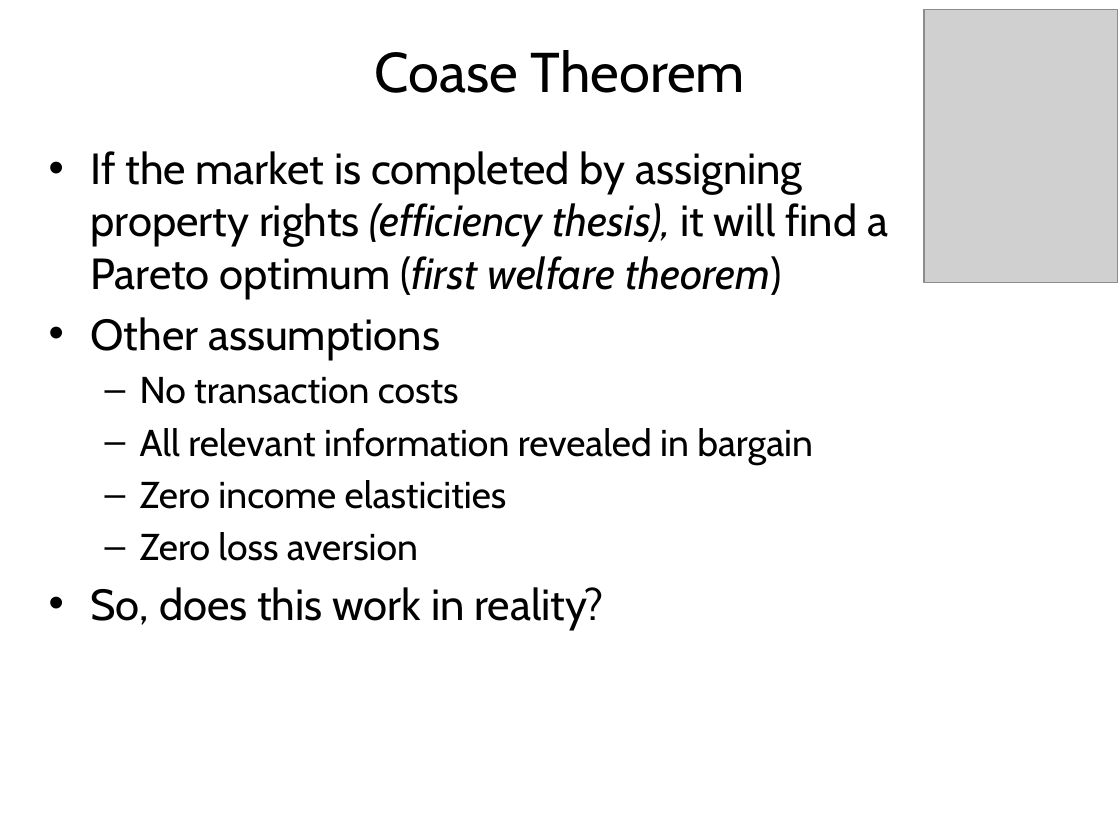
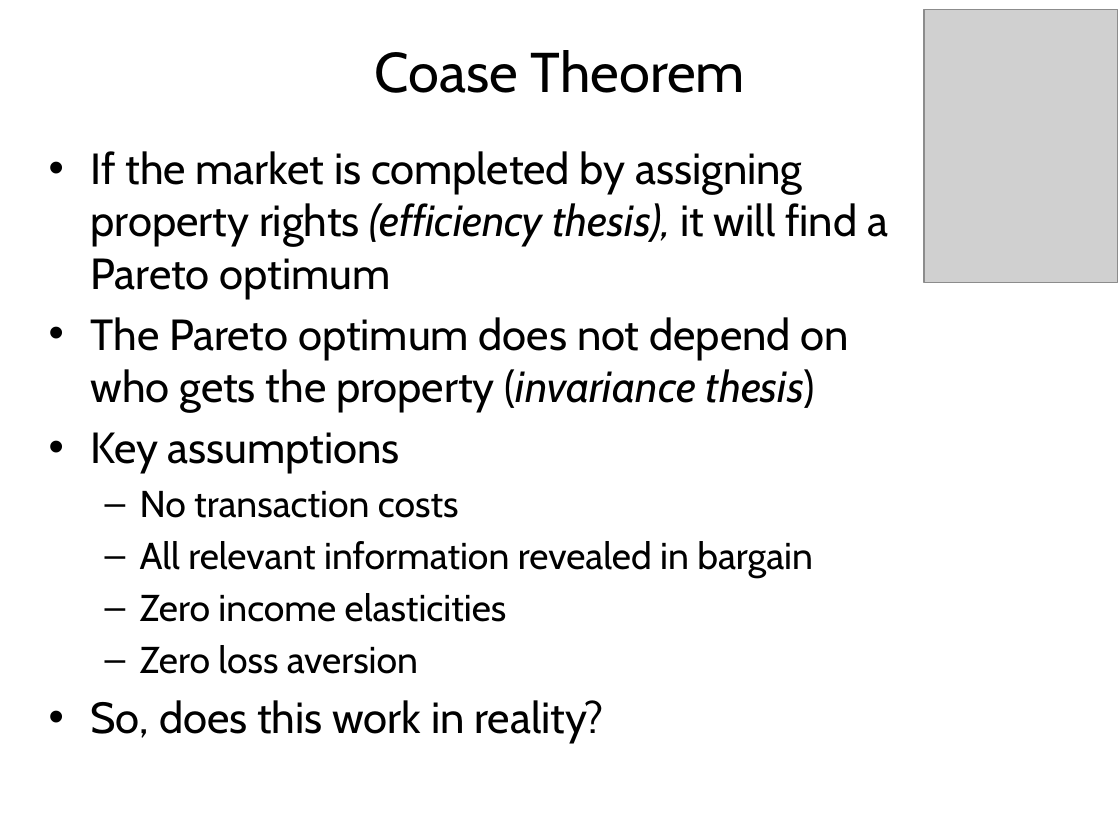
Before and after one commit to rtol/Environmental-Economics, a slide deck: slide 27 of EE7 Instruments 1.pptx (slide 23 before the commit). Drawn at 1120x840 pixels with LibreOffice and Linux fonts; fonts in the diff are those of the drawing; grey boxes stand for pictures. Boxes give left, top, right and bottom in pixels: in the first picture for what was removed or moved away, otherwise in the second. Text is boxed around its words. In the diff, an @@ line names an element or a change of style, - is before the commit and + after.

```diff
--- a/EE7 Instruments 1.pptx
+++ b/EE7 Instruments 1.pptx
@@ text at bbox=[91, 151, 888, 474]: text changed @@
-• If the market is completed by assigning property rights (efficiency thesis), it will find a Pareto optimum (first welfare theorem)
-• Other assumptions
+• If the market is completed by assigning property rights (efficiency thesis), it will find a Pareto optimum
+• The Pareto optimum does not depend on who gets the property (invariance thesis)
+• Key assumptions
```
Also in this commit, not shown: 12 other slides changed, 5 slides added, 6 slides removed, 6 other files.
